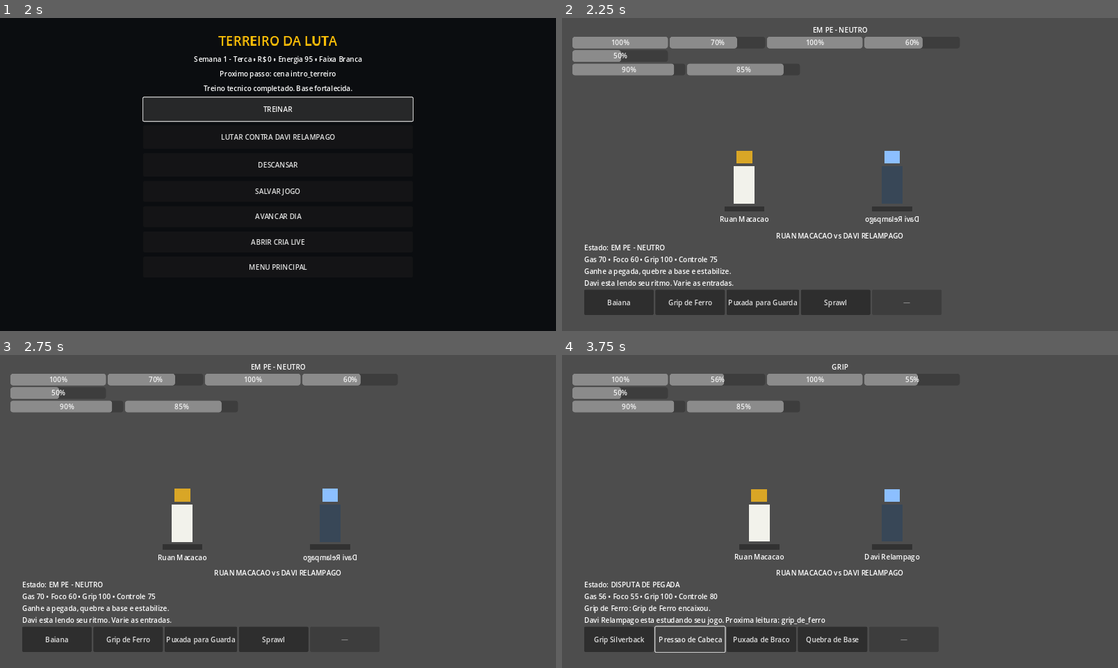
Above: before the commit, frames 1-4 (two rows, left to right).
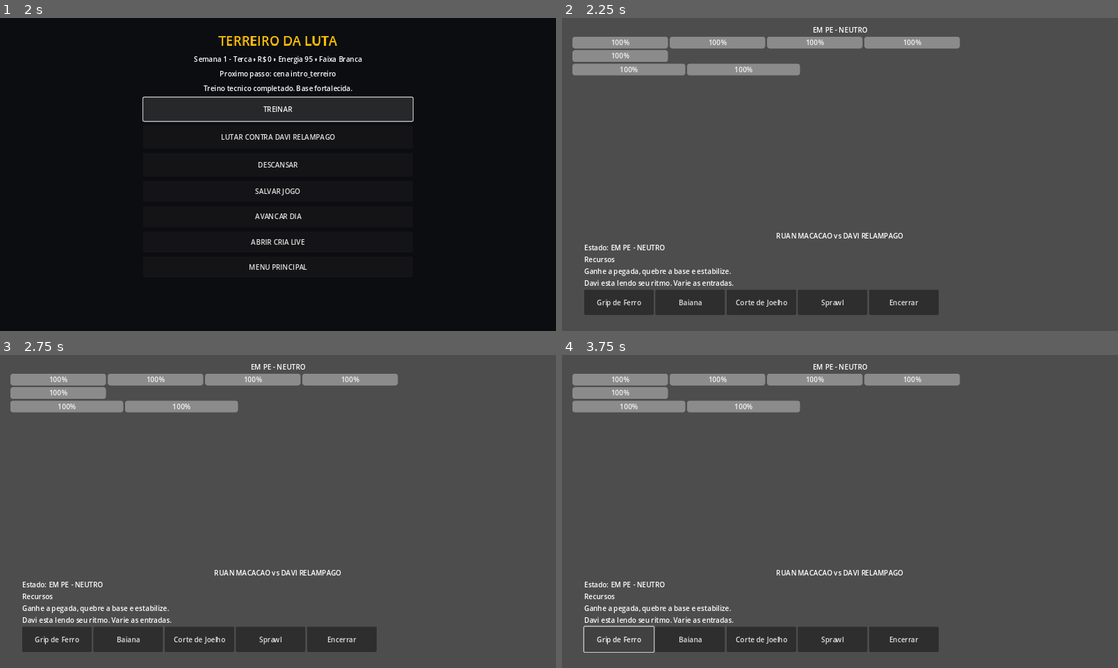
Above: after the commit, the same moments.

Repository: ringuemkt-rgb/cria-do-tatame
Game: Godot game, scene res://scenes/main_menu/MainMenu.tscn
The game is run twice, just before and just after one commit, with the same random seed, the same clock (stepped at 60 frames per second) and the same inputs.
Inputs:
- Up to frame 1 (2 s): click "NOVO JOGO" at 0.5 s; click "TREINAR" at 1.25 s
- Up to frame 2 (2.25 s): click "LUTAR CONTRA DAVI RELAMPAGO" at 2 s
- Up to frame 3 (2.75 s): no input
- Up to frame 4 (3.75 s): click "Baiana" at 2.75 s; click "Grip de Ferro" at 3.5 s

Frame 1 is identical in both runs. In frame 2, 2.9% of the frame differs, in the area x 4-72%, y 6-95%; in frame 3, 2.9%; in frame 4, 4.2%, in the area x 3-72%, y 2-96%.
Error after the commit: Parse Error: Cannot infer the type of "technique" variable because the value doesn't have a set type. (res://src/combat/DaviAIController.gd:154)

Commit message:
feat: transformar Davi em rival funcional data-driven

Diff:
--- a/src/combat/DaviAIController.gd
+++ b/src/combat/DaviAIController.gd
@@ -1,17 +1,160 @@
 extends Node
 class_name DaviAIController
 
-var seen_player_actions := {}
-var last_action := ""
+var rival_id: String = "davi_relampago"
+var difficulty: String = "normal"
+var seen_player_actions: Dictionary = {}
+var seen_player_families: Dictionary = {}
+var last_action: String = ""
+var last_chosen_technique: String = ""
+var profile: Dictionary = {}
+var rng := RandomNumberGenerator.new()
+
+func _ready() -> void:
+	setup(rival_id, difficulty)
+
+func setup(p_rival_id: String = "davi_relampago", p_difficulty: String = "normal") -> void:
+	rival_id = p_rival_id
+	difficulty = p_difficulty
+	profile = DataRegistry.rival_ai_profiles.get("profiles", {}).get(rival_id, {})
+	rng.seed = hash("%s|%s" % [rival_id, difficulty])
+	reset()
 
 func reset() -> void:
 	seen_player_actions.clear()
+	seen_player_families.clear()
 	last_action = ""
+	last_chosen_technique = ""
 
 func record_player_action(action_id: String) -> void:
 	seen_player_actions[action_id] = int(seen_player_actions.get(action_id, 0)) + 1
 	last_action = action_id
+	var technique: Dictionary = DataRegistry.get_technique(action_id)
+	var family := str(technique.get("family", technique.get("familia", "geral")))
+	seen_player_families[family] = int(seen_player_families.get(family, 0)) + 1
 
+func choose_technique(combat_manager: Node) -> Dictionary:
+	if combat_manager == null or not bool(combat_manager.get("is_running")):
+		return {}
+	var available: Array = combat_manager.call("get_available_techniques", rival_id)
+	var affordable: Array[Dictionary] = []
+	for value in available:
+		if typeof(value) == TYPE_DICTIONARY and bool(value.get("affordable", false)):
+			affordable.append(value)
+	if affordable.is_empty():
+		return {}
+
+	var actor_state := str(combat_manager.call("get_actor_state_name", rival_id))
+	var player_id := str(combat_manager.get("player_id"))
+	var fighters: Dictionary = combat_manager.get("fighters")
+	var player_resources: Dictionary = fighters.get(player_id, {})
+	var rival_resources: Dictionary = fighters.get(rival_id, {})
+	var best: Dictionary = affordable[0]
+	var best_score := -INF
+	for technique in affordable:
+		var score := _score_technique(technique, actor_state, player_resources, rival_resources)
+		if score > best_score:
+			best_score = score
+			best = technique
+	last_chosen_technique = str(best.get("id", ""))
+	return best
+
+func _score_technique(
+	technique: Dictionary,
+	actor_state: String,
+	player_resources: Dictionary,
+	rival_resources: Dictionary
+) -> float:
+	var technique_id := str(technique.get("id", ""))
+	var base_chance := float(technique.get("base_chance", technique.get("chance_sucesso", 0.5)))
+	var score := base_chance * 100.0
+	var cost: Dictionary = technique.get("cost", technique.get("custo", {}))
+	var gas_cost := float(cost.get("gas", technique.get("gas_cost", 0)))
+	var focus_cost := float(cost.get("focus", cost.get("foco", technique.get("focus_cost", 0))))
+	var gas_ratio := float(rival_resources.get("gas", 0)) / 100.0
+	var focus_ratio := float(rival_resources.get("focus", 0)) / 100.0
+	score -= gas_cost * (1.4 if gas_ratio < 0.35 else 0.55)
+	score -= focus_cost * (1.2 if focus_ratio < 0.35 else 0.45)
+
+	var preferred_actions: Array = profile.get("preferred_actions", [])
+	if preferred_actions.has(technique_id):
+		score += 18.0
+	var preferred_states: Array = profile.get("preferred_states", [])
+	if preferred_states.has(actor_state):
+		score += 8.0
+
+	score += _anti_pattern_bonus(technique_id, player_resources)
+	score += _difficulty_bonus(technique)
+	score -= _risk_penalty(technique)
+	if float(player_resources.get("gas", 100)) < 30.0:
+		score += float(technique.get("control_gain", 0)) * 0.6
+	if int(seen_player_actions.get(technique_id, 0)) > 0:
+		score += 2.0
+	# Pequena variacao deterministica evita que a IA repita sempre a mesma tecnica
+	# quando duas opcoes possuem valor praticamente igual.
+	score += rng.randf_range(-1.5, 1.5)
+	return score
+
+func _anti_pattern_bonus(technique_id: String, player_resources: Dictionary) -> float:
+	var bonus := 0.0
+	for rule_value in profile.get("anti_patterns", []):
+		if typeof(rule_value) != TYPE_DICTIONARY:
+			continue
+		var rule: Dictionary = rule_value
+		if str(rule.get("response", "")) != technique_id:
+			continue
+		var weight := float(rule.get("weight", 1.0))
+		if rule.has("if_player_repeats_family"):
+			var family := str(rule.get("if_player_repeats_family", ""))
+			if int(seen_player_families.get(family, 0)) >= 2:
+				bonus += 32.0 * weight
+		if bool(rule.get("if_player_low_gas", false)) and float(player_resources.get("gas", 100)) < 30.0:
+			bonus += 28.0 * weight
+		if bool(rule.get("if_player_low_focus", false)) and float(player_resources.get("focus", 100)) < 30.0:
+			bonus += 24.0 * weight
+	return bonus
+
+func _difficulty_bonus(technique: Dictionary) -> float:
+	match difficulty:
+		"facil":
+			return -float(technique.get("control_gain", 0)) * 0.25
+		"dificil":
+			return float(technique.get("control_gain", 0)) * 0.45
+		"pesadelo":
+			return float(technique.get("control_gain", 0)) * 0.75
+		_:
+			return float(technique.get("control_gain", 0)) * 0.20
+
+func _risk_penalty(technique: Dictionary) -> float:
+	var risk_value = technique.get("risk", technique.get("risco", "medio"))
+	var risk_level := 2.0
+	if typeof(risk_value) == TYPE_STRING:
+		match str(risk_value):
+			"baixo": risk_level = 1.0
+			"medio": risk_level = 2.0
+			"alto": risk_level = 3.0
+			"extremo": risk_level = 4.0
+	else:
+		risk_level = float(risk_value)
+	var configured_risk := float(profile.get("tuning", {}).get("risk", 0.35))
+	return risk_level * (1.0 - configured_risk) * 4.0
+
+func pressure_message() -> String:
+	if last_action != "" and int(seen_player_actions.get(last_action, 0)) >= 3:
+		return "Davi leu a repeticao. Muda o ritmo."
+	for family_value in seen_player_families.keys():
+		var family := str(family_value)
+		if int(seen_player_families.get(family, 0)) >= 3:
+			return "Davi percebeu seu padrao de %s." % family.replace("_", " ")
+	return "Davi Relampago esta estudando seu jogo."
+
+func chosen_action_label() -> String:
+	if last_chosen_technique == "":
+		return "esperando"
+	var technique := DataRegistry.get_technique(last_chosen_technique)
+	return str(technique.get("nome", technique.get("name", last_chosen_technique)))
+
+# Compatibilidade com a interface antiga de dica. A decisao real usa choose_technique().
 func choose_response(combat_phase: String, player_resources: Dictionary) -> String:
 	var gas := float(player_resources.get("gas", 100))
 	if _player_is_repeating("baiana"):
@@ -24,10 +167,5 @@
 		return "pressao_cabeca"
 	return "grip_de_ferro"
 
-func pressure_message() -> String:
-	if last_action != "" and int(seen_player_actions.get(last_action, 0)) >= 3:
-		return "Davi leu a repeticao. Muda o ritmo."
-	return "Davi Relampago esta estudando seu jogo."
-
 func _player_is_repeating(action_id: String) -> bool:
 	return int(seen_player_actions.get(action_id, 0)) >= 2
